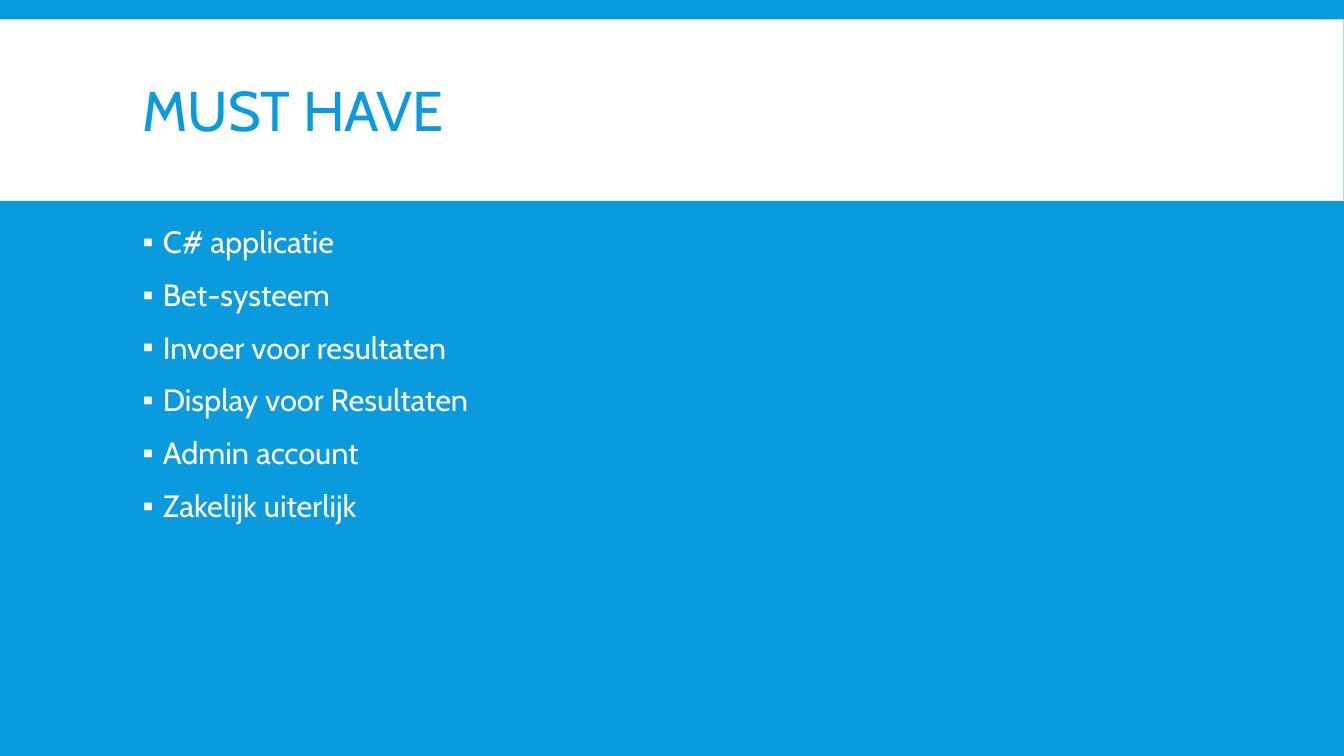
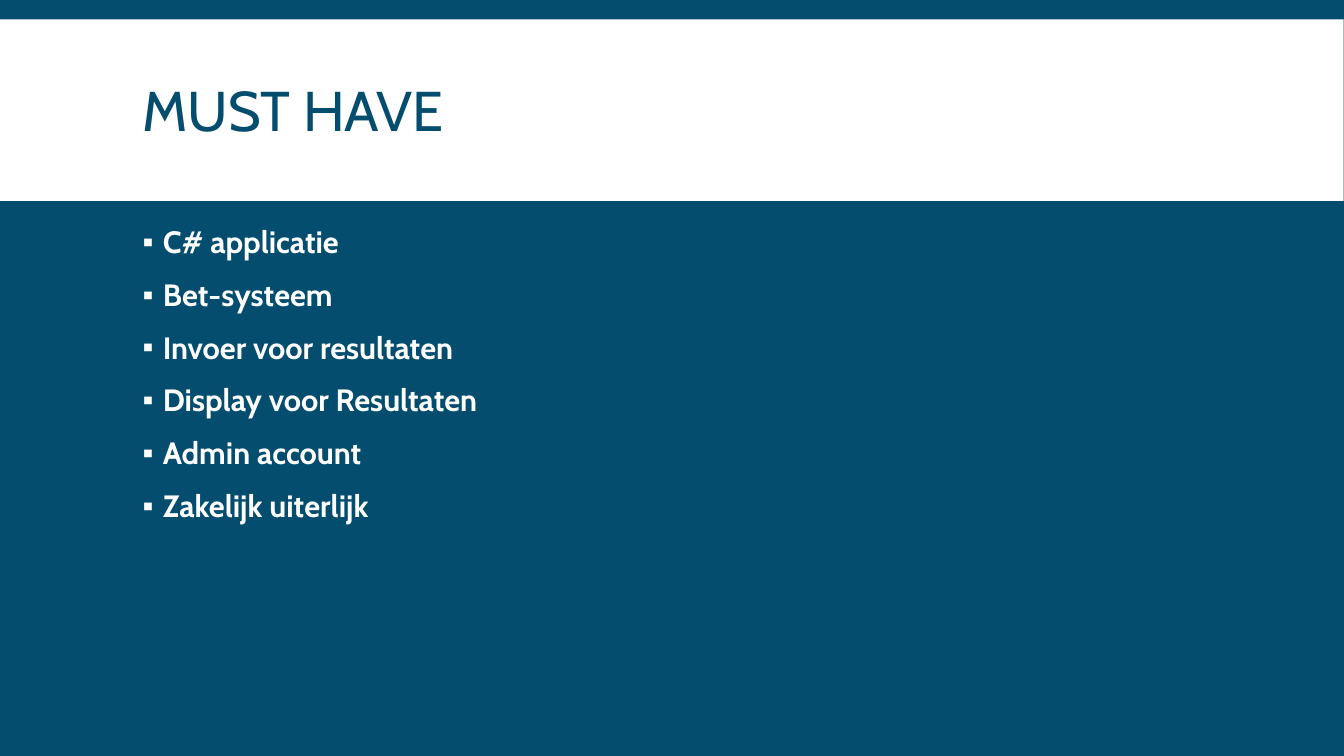
Before and after one commit to EA-Sports-3-0/project_fifa, a slide deck: slide 3 of Documents/presentaties/C#presentatie.pptx. Drawn at 1344x756 pixels with LibreOffice and Linux fonts; fonts in the diff are those of the drawing. Boxes give left, top, right and bottom in pixels: in the first picture for what was removed or moved away, otherwise in the second. Text is boxed around its words. In the diff, an @@ line names an element or a change of style, - is before the commit and + after.

```diff
--- a/Documents/presentaties/C#presentatie.pptx
+++ b/Documents/presentaties/C#presentatie.pptx
@@ background #099BDD to #044D6E @@
@@ title "MUST HAVE" at box(143, 91, 443, 132): text colour #099BDD to #044D6E @@
@@ text "C# applicatie" at box(163, 230, 477, 524): bold on @@
```
Also in this commit, not shown: 4 other slides changed, 2 slides added, 1 slide removed.
